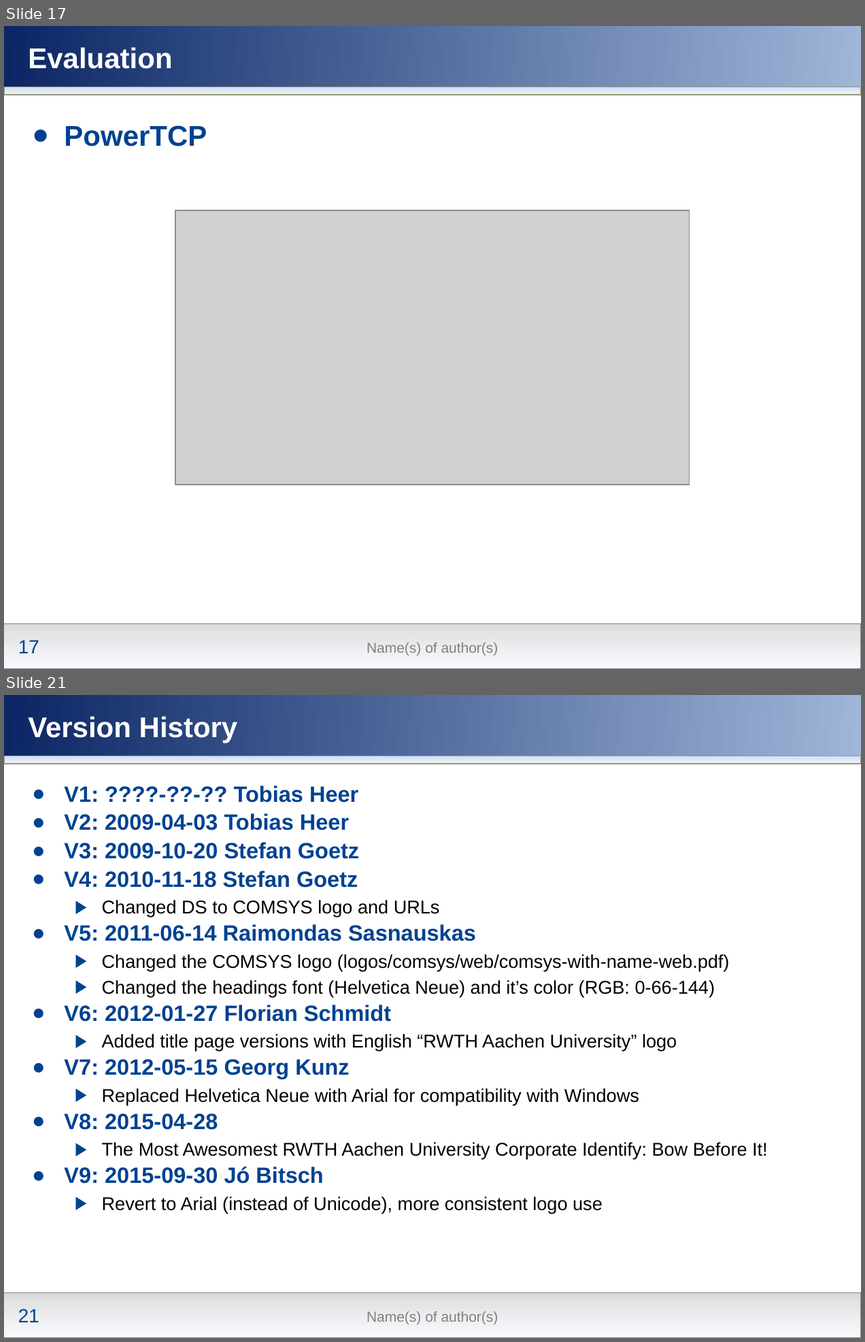
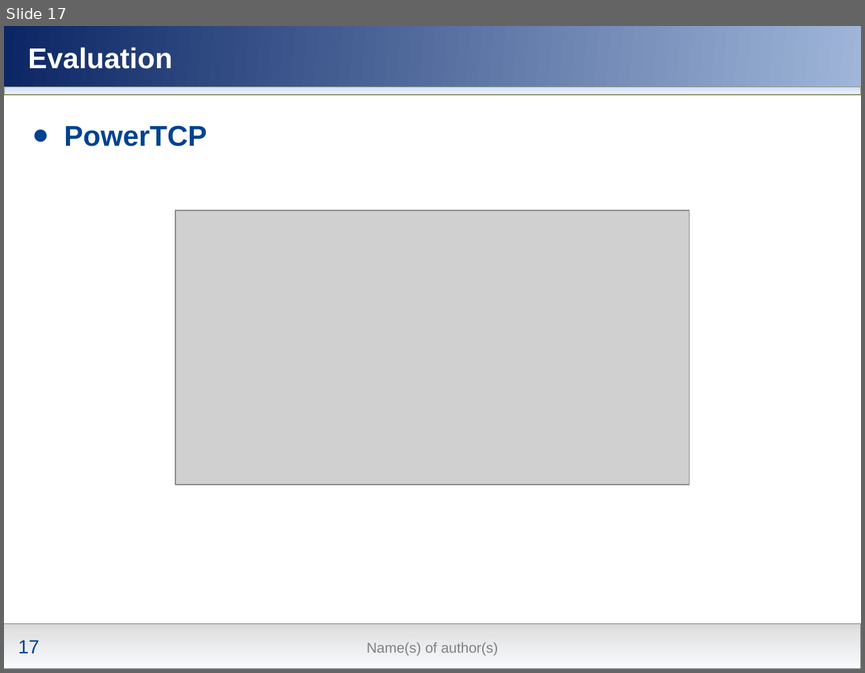
Before and after one commit to nochlachstdu/Seminararbeit, a slide deck: Modern_Congestion_Control.pptx. Shown one above the other, each under a label of ours: slides 17 and 21 before the commit, slide 17 after it; the slides between them are not shown. The pictures are 865x1342 and 865x673 pixels, drawn with LibreOffice and Linux fonts; fonts in the diff are those of the drawing; grey boxes stand for pictures; background and template pictures are left out. Boxes give left, top, right and bottom in pixels: in the first picture for what was removed or moved away, otherwise in the second. Text is boxed around its words. In the diff, an @@ line names an element or a change of style, - is before the commit and + after.

```diff
--- a/Modern_Congestion_Control.pptx
+++ b/Modern_Congestion_Control.pptx
@@ slide 21 removed at box(4, 695, 861, 1338), background gradient #00418F to #5677C1; not listed: 6 template elements that a slide beside it also shows @@
@@ title removed at box(28, 716, 238, 743) @@
-Version History
@@ text removed at box(64, 785, 768, 1213) @@
-● V1: ????-??-?? Tobias Heer
-● V2: 2009-04-03 Tobias Heer
-● V3: 2009-10-20 Stefan Goetz
-● V4: 2010-11-18 Stefan Goetz
-  ▶ Changed DS to COMSYS logo and URLs
-● V5: 2011-06-14 Raimondas Sasnauskas
-  ▶ Changed the COMSYS logo (logos/comsys/web/comsys-with-name-web.pdf)
-  ▶ Changed the headings font (Helvetica Neue) and it’s color (RGB: 0-66-144)
-● V6: 2012-01-27 Florian Schmidt
-  ▶ Added title page versions with English “RWTH Aachen University” logo
-● V7: 2012-05-15 Georg Kunz
-  ▶ Replaced Helvetica Neue with Arial for compatibility with Windows
-● V8: 2015-04-28
-  ▶ The Most Awesomest RWTH Aachen University Corporate Identify: Bow Before It!
-● V9: 2015-09-30 Jó Bitsch
-  ▶ Revert to Arial (instead of Unicode), more consistent logo use
```
Also in this commit, not shown: 14 other slides removed.
